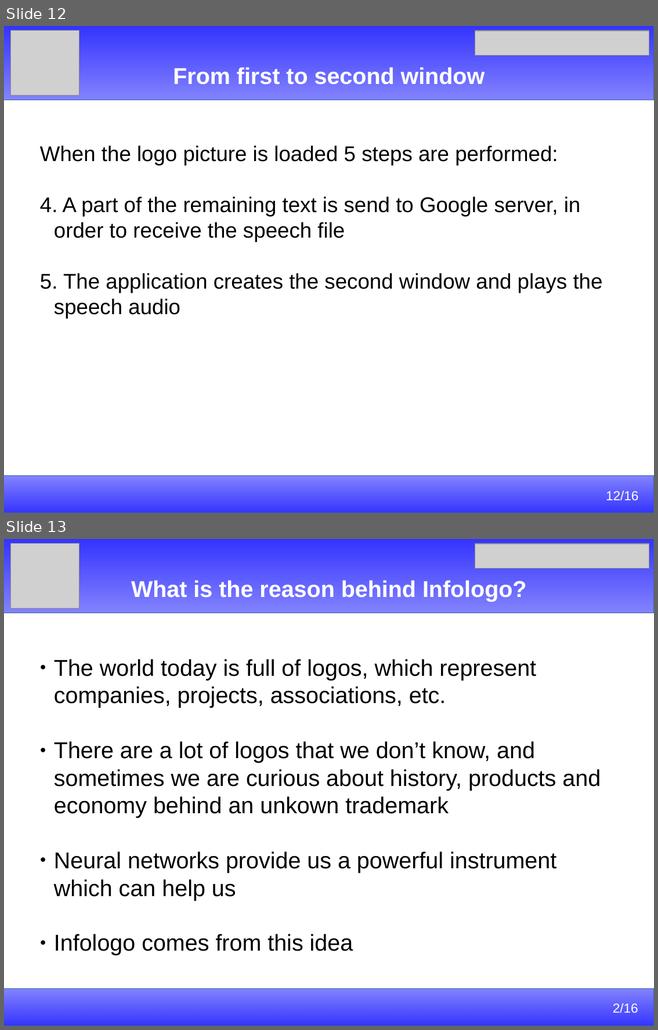
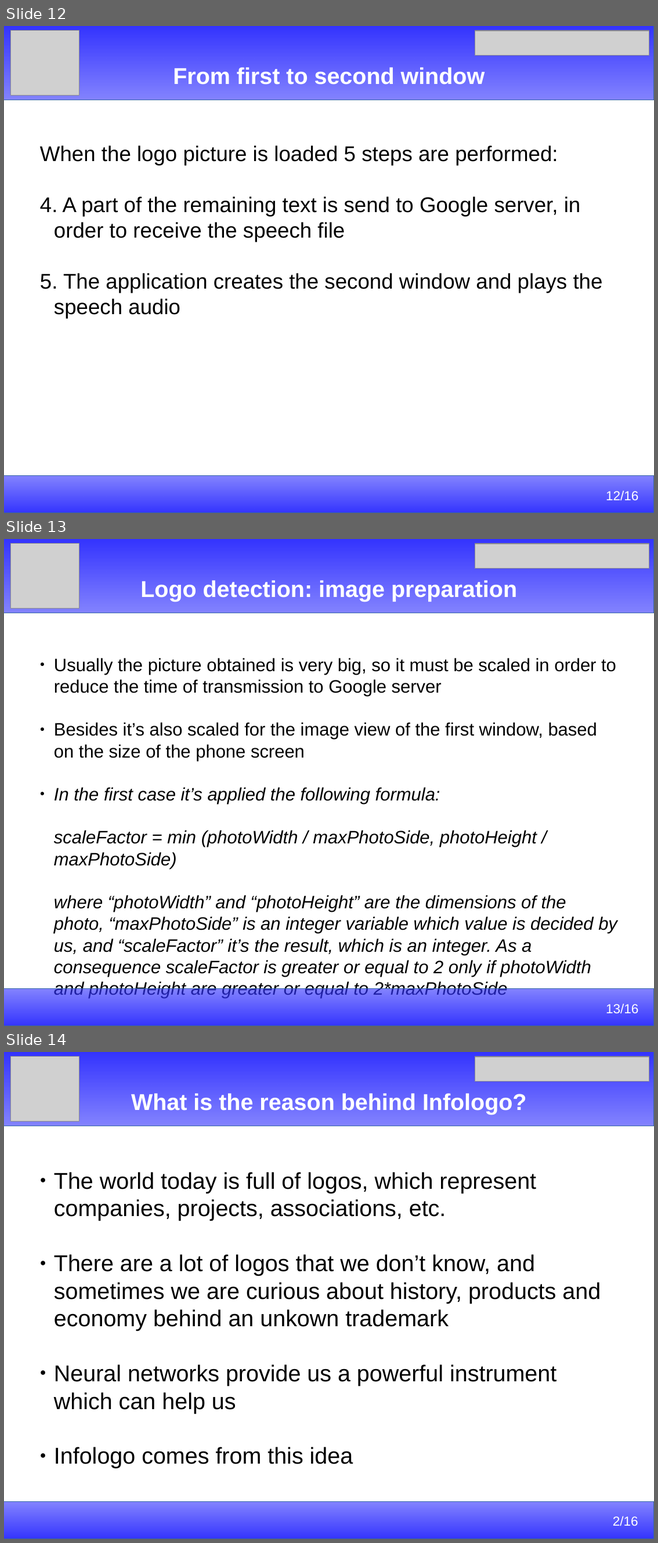
Before and after one commit to Cenze94/Infologo, a slide deck: Presentation/Presentazione.odp. Shown one above the other, each under a label of ours: slides 12 and 13 before the commit, slides 12, 13 and 14 after it. The pictures are 658x1030 and 658x1543 pixels, drawn with LibreOffice and Linux fonts; fonts in the diff are those of the drawing; grey boxes stand for pictures. Boxes give left, top, right and bottom in pixels: in the first picture for what was removed or moved away, otherwise in the second. Text is boxed around its words. In the diff, an @@ line names an element or a change of style, - is before the commit and + after.

Commit message:
add logo detection first slide

```diff
--- a/Presentation/Presentazione.odp
+++ b/Presentation/Presentazione.odp
@@ slide 13 added at [4,539,654,1026], background #FFFFFF @@
@@ rectangle added at [4,539,654,613], fill gradient #3333FF, outline #3465A4 0 pt @@
@@ picture added at [10,544,79,609] @@
@@ picture added at [474,544,649,569] @@
@@ text added at [140,580,517,602], 28 pt, text #FFFFFF, bold @@
+Logo detection: image preparation
@@ text added at [54,658,617,977], 22 pt, text #000000, italic @@
+● Usually the picture obtained is very big, so it must be scaled in order to reduce the time of transmission to Google server
+● Besides it’s also scaled for the image view of the first window, based on the size of the phone screen
+● In the first case it’s applied the following formula:
+  scaleFactor = min (photoWidth / maxPhotoSide, photoHeight / maxPhotoSide)
+  where “photoWidth” and “photoHeight” are the dimensions of the photo, “maxPhotoSide” is an integer variable which value is decided by us, and “scaleFactor” it’s the result, which is an integer. As a consequence scaleFactor is greater or equal to 2 only if photoWidth and photoHeight are greater or equal to 2*maxPhotoSide
@@ rectangle added at [4,989,654,1026], fill gradient #3333FF, outline #3465A4 0 pt @@
@@ text added at [605,1004,638,1013], 16 pt, text #FFFFFF @@
+13/16
@@ what was slide 13 is now slide 14 @@
```
Also in this commit, not shown: 1 other file.
